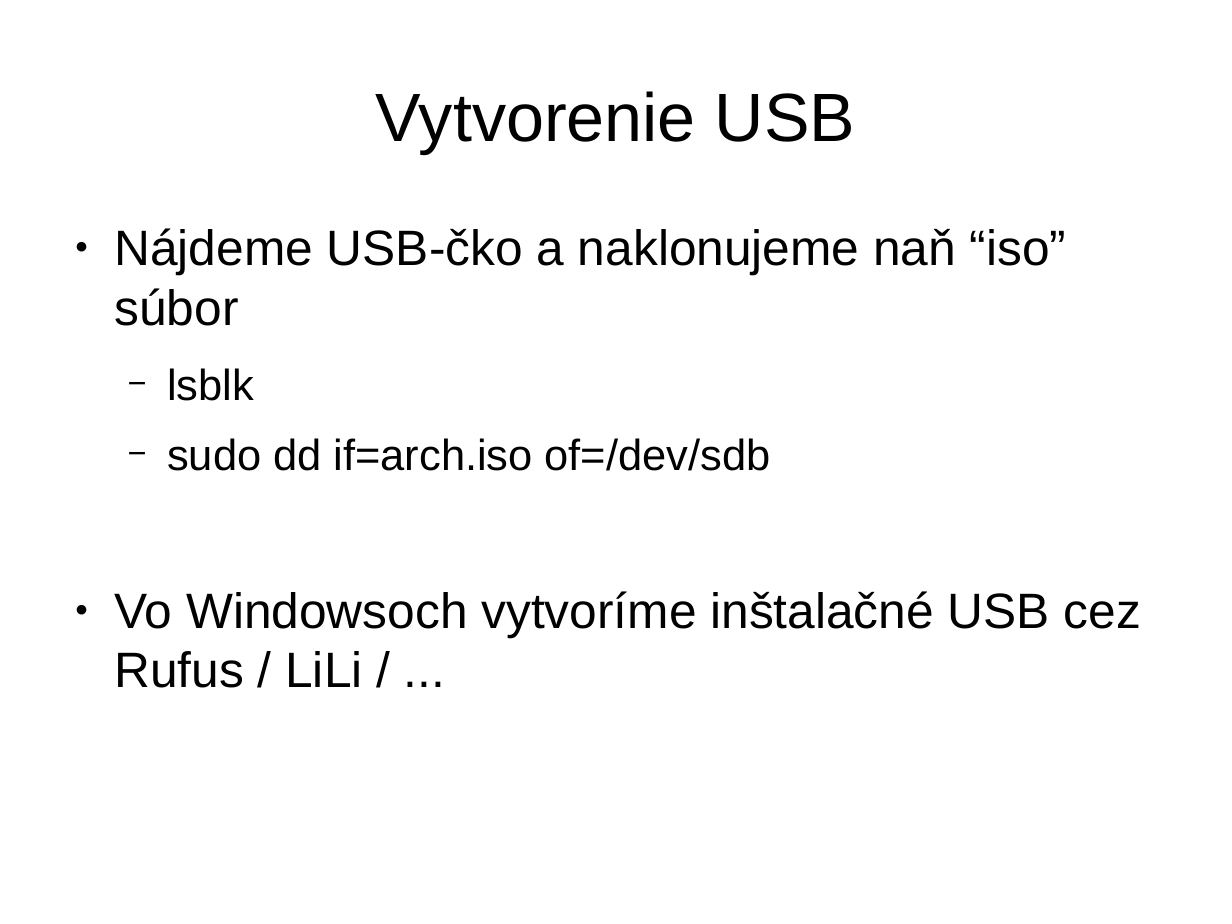
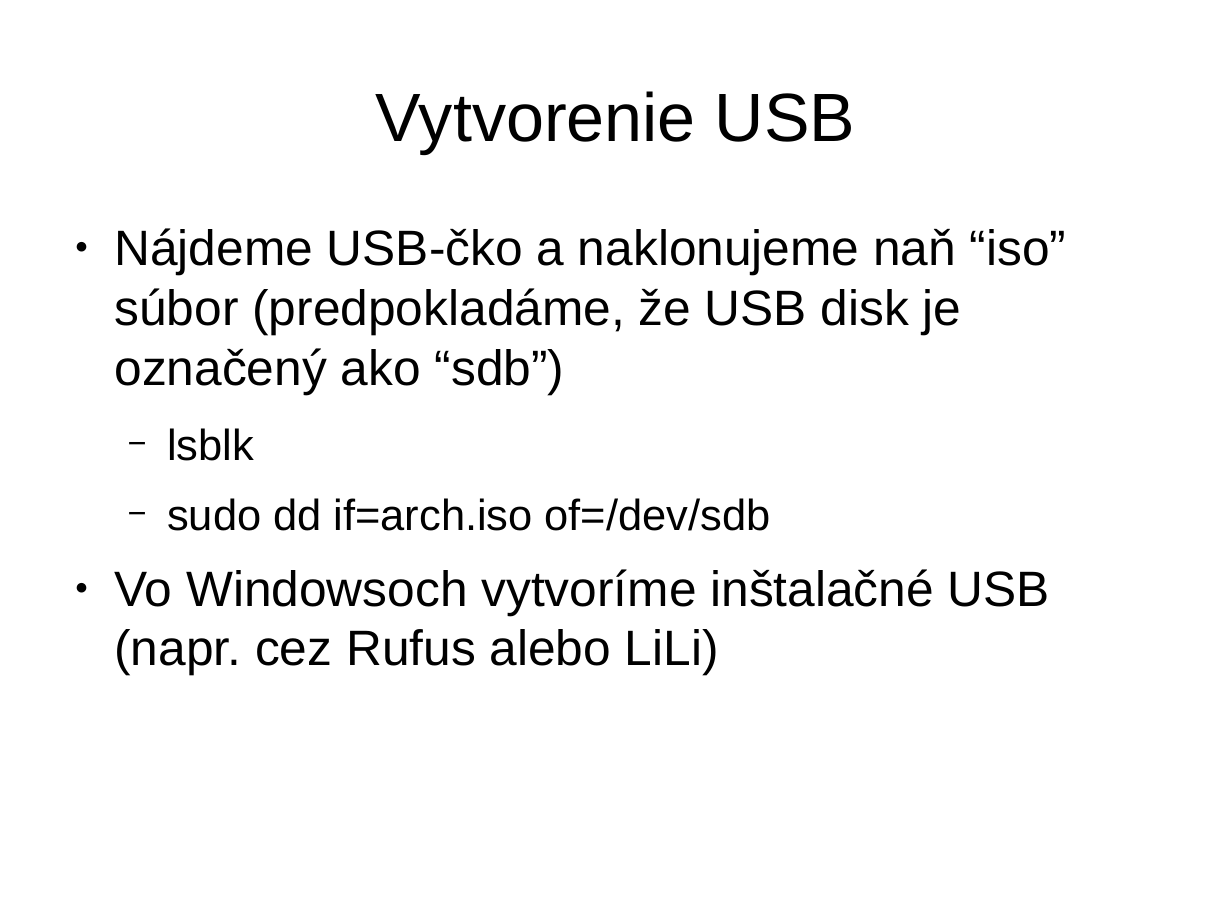
Before and after one commit to radi42/FRI, a slide deck: slide 8 of Ing/2.semester/UNIX/Sisila_Andrej_Instalacia_Arch_Linux.odp (slide 7 before the commit). Drawn at 1232x924 pixels with LibreOffice and Linux fonts; fonts in the diff are those of the drawing. Boxes give left, top, right and bottom in pixels: in the first picture for what was removed or moved away, otherwise in the second. Text is boxed around its words. In the diff, an @@ line names an element or a change of style, - is before the commit and + after.

```diff
--- a/Ing/2.semester/UNIX/Sisila_Andrej_Instalacia_Arch_Linux.odp
+++ b/Ing/2.semester/UNIX/Sisila_Andrej_Instalacia_Arch_Linux.odp
@@ text at <box>114,228,1067,394</box>: text changed @@
-● Nájdeme USB-čko a naklonujeme naň “iso” súbor
+● Nájdeme USB-čko a naklonujeme naň “iso” súbor (predpokladáme, že USB disk je označený ako “sdb”)
@@ text at <box>114,569,1050,675</box>: text changed @@
-● Vo Windowsoch vytvoríme inštalačné USB cez Rufus / LiLi / ...
+● Vo Windowsoch vytvoríme inštalačné USB (napr. cez Rufus alebo LiLi)
```
Also in this commit, not shown: 17 other slides changed, 31 slides added, 1 slide removed.
